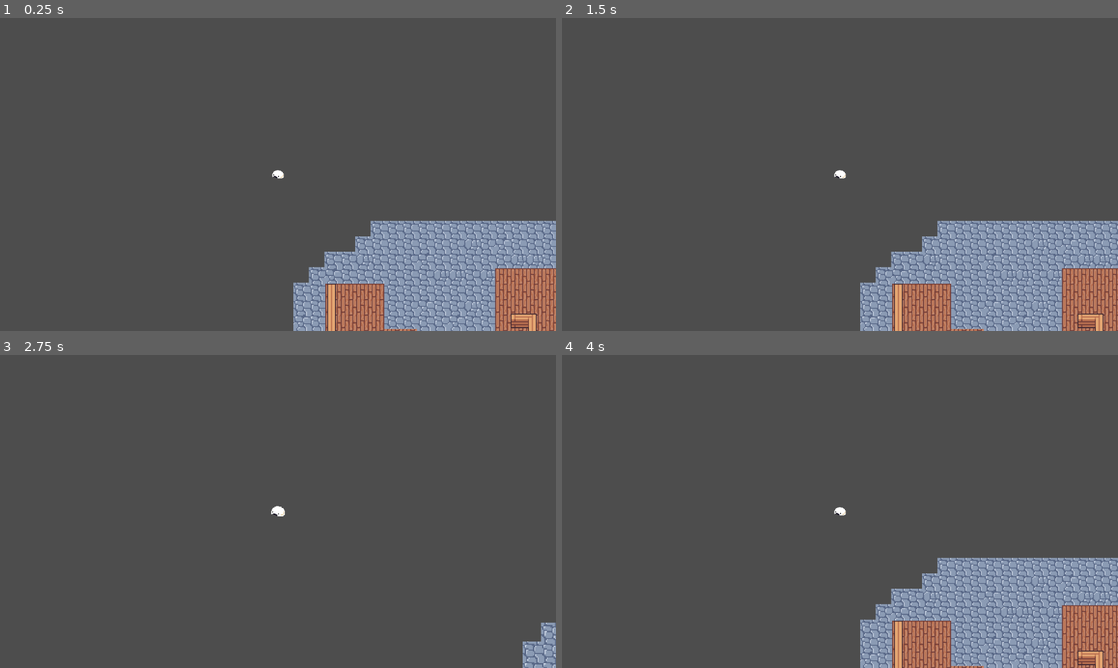
Above: before the commit, frames 1-4 (two rows, left to right).
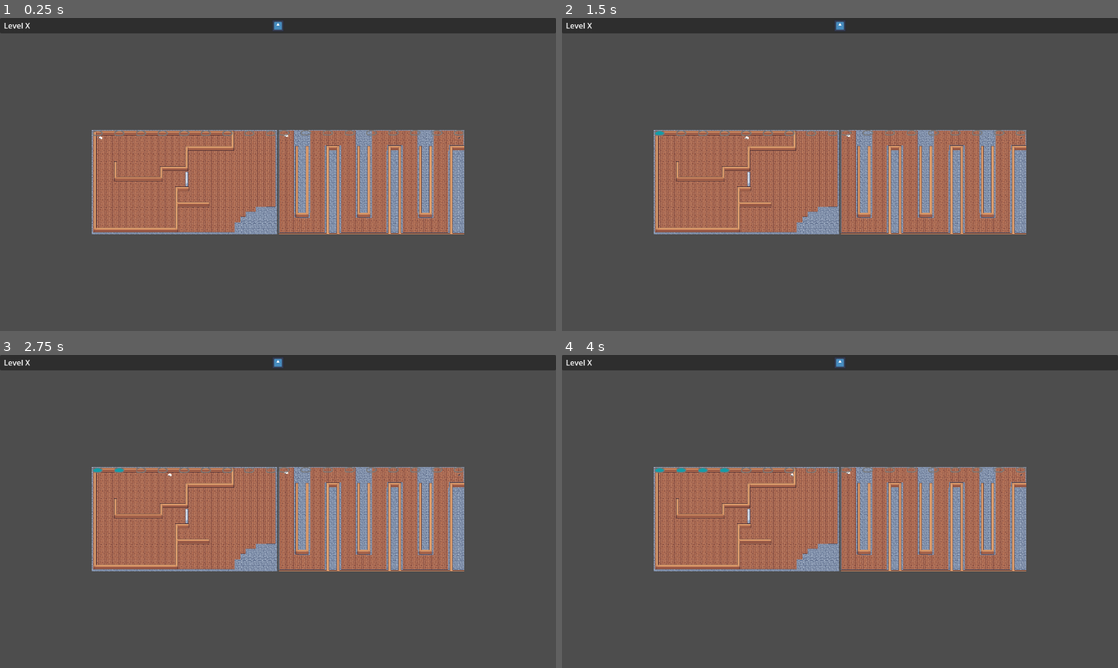
Above: after the commit, the same moments.

Repository: myggbocere/LD51
Game: Godot game, scene res://devstuff/dev_level/dev_level.tscn
Same seed, same stepped clock (60 frames per second), same inputs: the game is played once before the commit and once after it. Before the commit the project starts from res://devstuff/dev_testscene.tscn. The engine's default icon, where the game draws it, is replaced by a stand-in: a white triangle on a blue panel in a dark square.
Inputs (mouse positions are in pixels of both pictures, inside the frame that each line leads up to):
- Up to frame 1 (0.25 s): no input
- Up to frame 2 (1.5 s): tap Enter (ui_accept) at 0.5, 0.77, 1.25 s; move the mouse to (962, 158) at 0.52 s; hold Shift (dash) 0.53-1.28 s; hold D (right) from 0.53 s (still down); move the mouse to (728, 190) at 1.27 s; tap E (interact) at 1.35 s
- Up to frame 3 (2.75 s): tap Enter (ui_accept) at 1.52, 2 s; move the mouse to (333, 442) at 2.02 s; release D (right) at 2.03 s; hold Left (left) from 2.03 s (still down); hold Mouse wheel up (level_zoom_in) from 2.03 s (still down)
- Up to frame 4 (4 s): move the mouse to (812, 574) at 2.77 s; release Left (left) at 2.78 s; release Mouse wheel up (level_zoom_in) at 2.78 s; hold D (right) from 2.78 s (still down); tap Mouse wheel down (level_zoom_out) at 2.85 s; tap Enter (ui_accept) at 3.02, 3.77 s; move the mouse to (1006, 558) at 3.52 s; press the mouse at (1006, 558) at 3.53 s

The runs differ from the first frame. In frame 1, 41% of the frame differs, in the area x 0-100%, y 0-100%; in frame 2, 41%; in frame 3, 28%; in frame 4, 41%.

Commit message:
changed default launch node

Diff:
--- a/project.godot
+++ b/project.godot
@@ -45,7 +45,7 @@
 [application]
 
 config/name="LD51"
-run/main_scene="res://devstuff/dev_testscene.tscn"
+run/main_scene="res://devstuff/dev_level/dev_level.tscn"
 config/features=PackedStringArray("4.0")
 config/icon="res://icon.svg"
 
